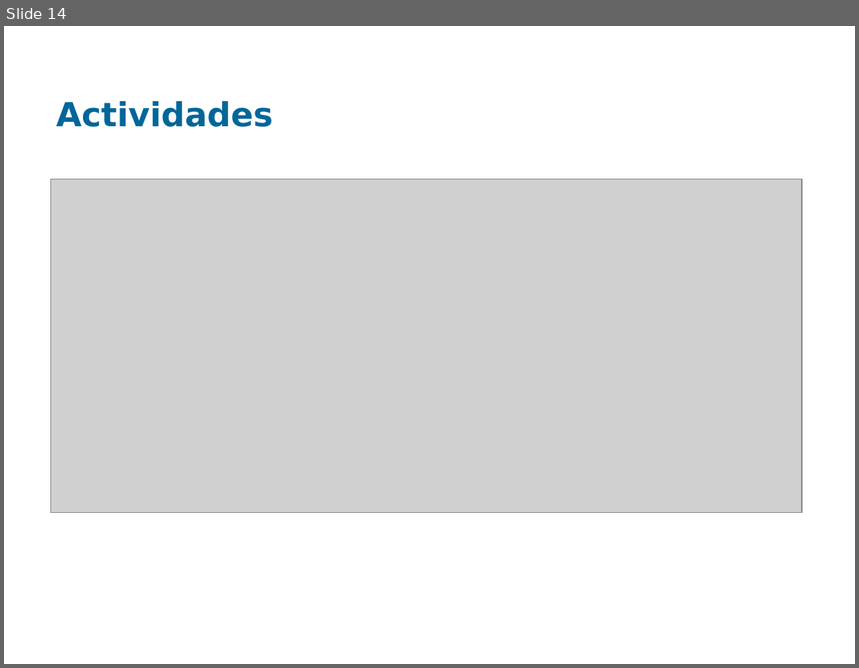
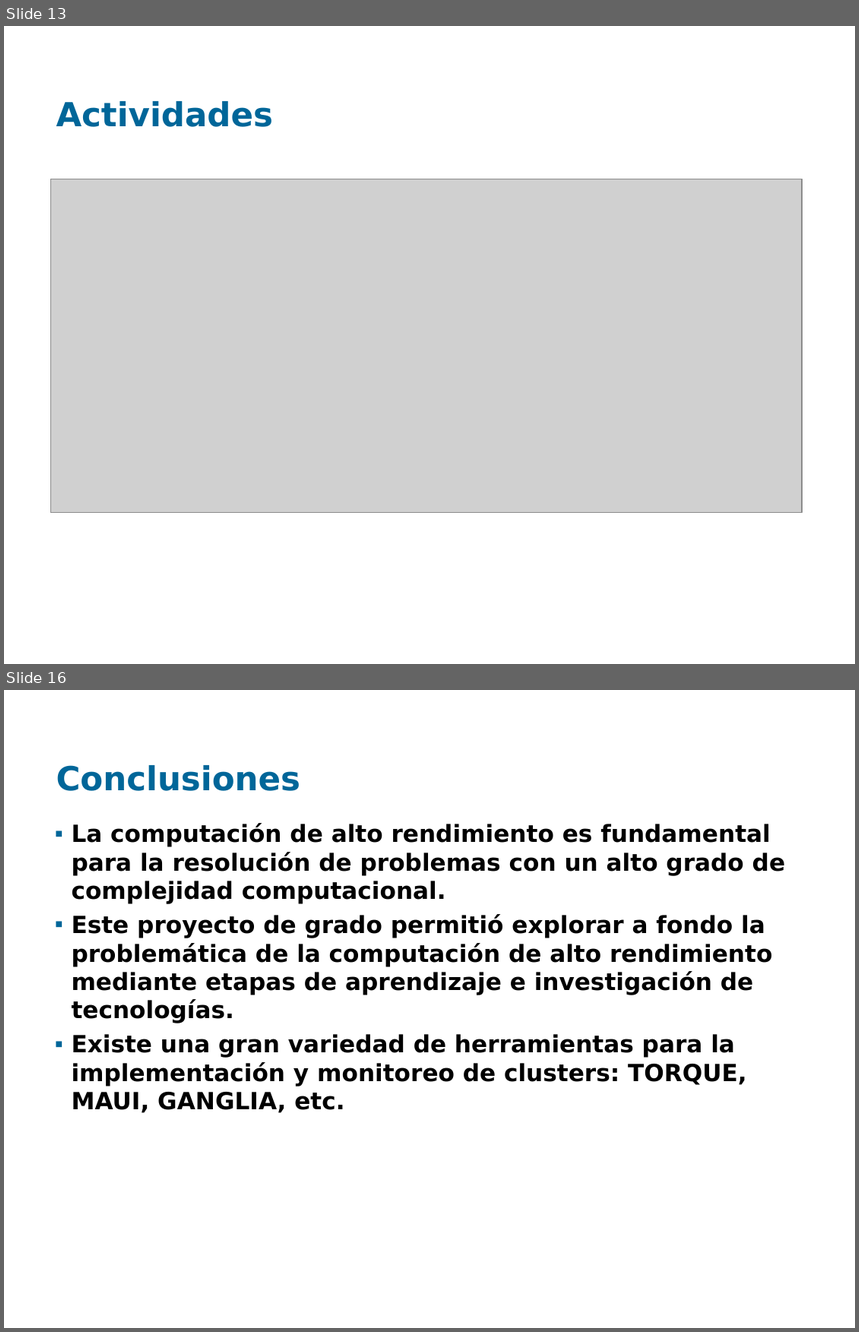
Before and after one commit to santiago-iturriaga/pgruso2007, a slide deck: Documentacion/Presentación Fenton - Paulo.ppt. Shown one above the other, each under a label of ours: slide 14 before the commit, slides 13 and 16 after it; the slides between them are not shown. The pictures are 859x668 and 859x1332 pixels, drawn with LibreOffice and Linux fonts; fonts in the diff are those of the drawing; grey boxes stand for pictures; background and template pictures are left out. Boxes give left, top, right and bottom in pixels: in the first picture for what was removed or moved away, otherwise in the second. Text is boxed around its words. In the diff, an @@ line names an element or a change of style, - is before the commit and + after.

```diff
--- a/Documentacion/Presentación Fenton - Paulo.ppt
+++ b/Documentacion/Presentación Fenton - Paulo.ppt
@@ slide 16 added at (4,690,855,1328), background picture (left out) @@
@@ title added at (56,765,300,791), 28 pt, text #006699, bold @@
+Conclusiones
@@ text added at (72,823,785,1113), 20 pt, text #000000, bold @@
+▪ La computación de alto rendimiento es fundamental para la resolución de problemas con un alto grado de complejidad computacional.
+▪ Este proyecto de grado permitió explorar a fondo la problemática de la computación de alto rendimiento mediante etapas de aprendizaje e investigación de tecnologías.
+▪ Existe una gran variedad de herramientas para la implementación y monitoreo de clusters: TORQUE, MAUI, GANGLIA, etc.
@@ what was slide 14 is now slide 13 @@
```
Also in this commit, not shown: 8 slides changed, 2 other slides added, 2 other files.
